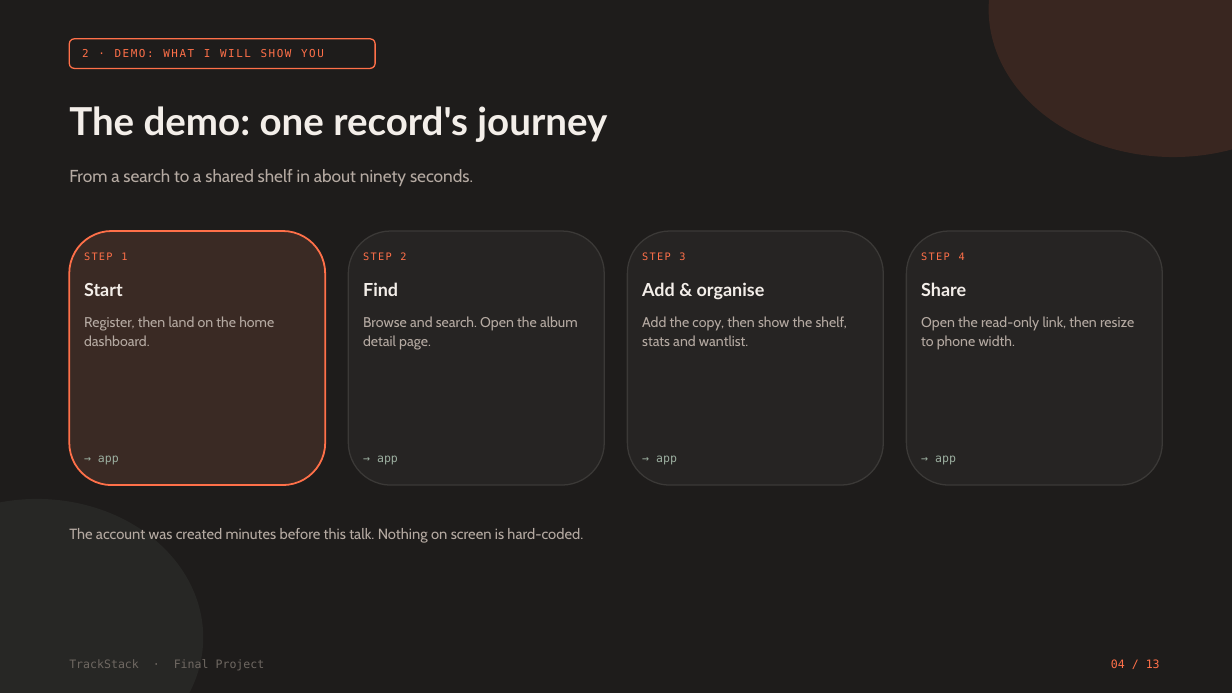
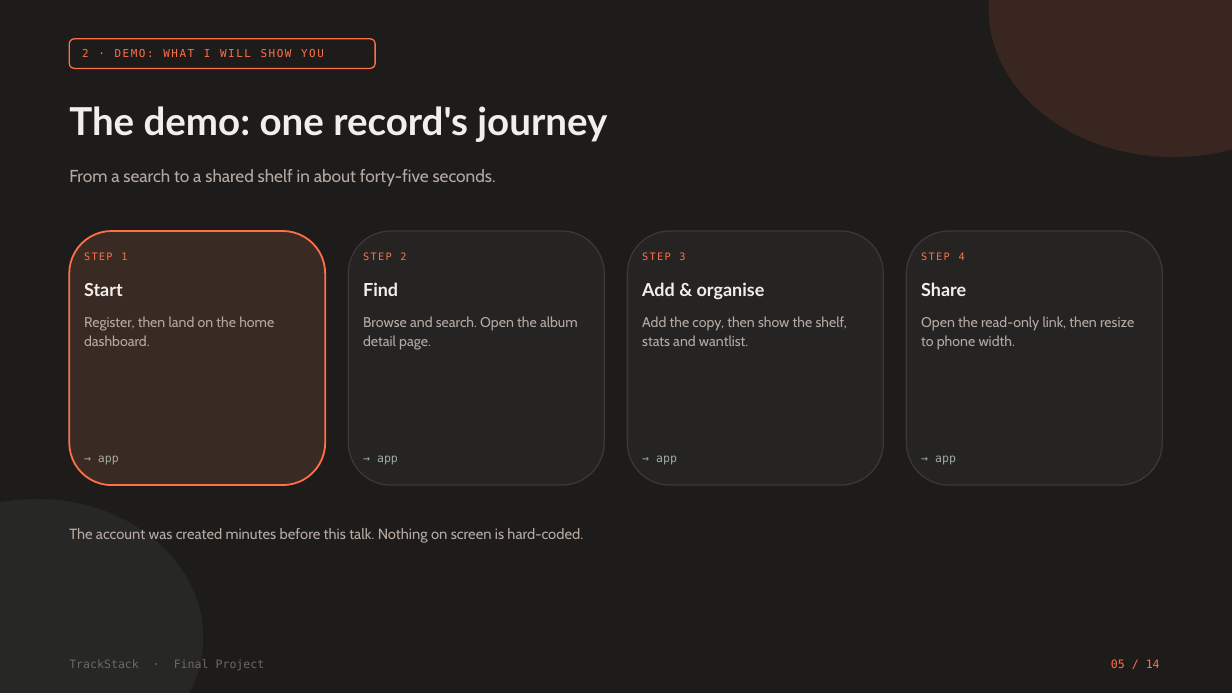
Before and after one commit to josephgreville/trackstack-v2, a slide deck: slide 5 of docs/presentation/TrackStack-Presentation.pptx (slide 4 before the commit). Drawn at 1232x693 pixels with LibreOffice and Linux fonts; fonts in the diff are those of the drawing. Boxes give left, top, right and bottom in pixels: in the first picture for what was removed or moved away, otherwise in the second. Text is boxed around its words. In the diff, an @@ line names an element or a change of style, - is before the commit and + after.

```diff
--- a/docs/presentation/TrackStack-Presentation.pptx
+++ b/docs/presentation/TrackStack-Presentation.pptx
@@ text at [69,169,496,186]: text changed @@
-From a search to a shared shelf in about ninety seconds.
+From a search to a shared shelf in about forty-five seconds.
@@ text at [1111,659,1160,668]: text changed @@
-04 / 13
+05 / 14
```
Also in this commit, not shown: 12 other slides changed, 1 slide added, 9 other files.
